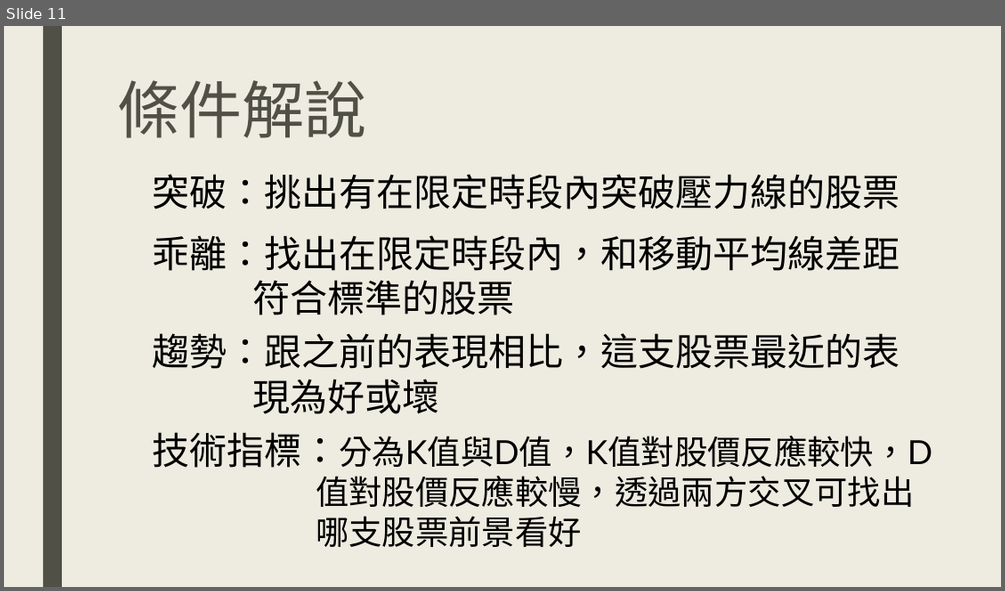
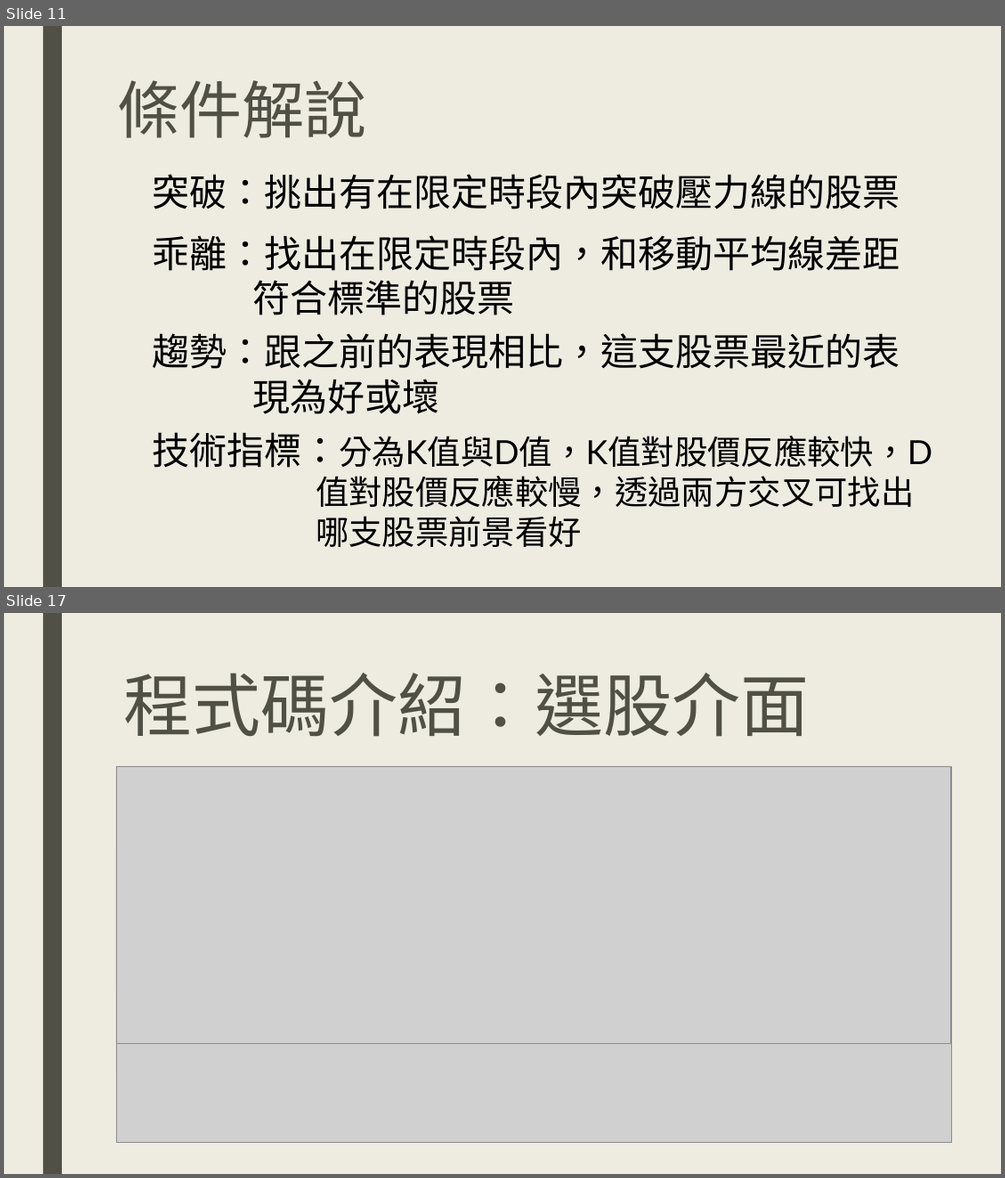
Before and after one commit to DanTsai0903/Stock-King-Project, a slide deck: 商管程式報告.pptx. Shown one above the other, each under a label of ours: slide 11 before the commit, slides 11 and 17 after it; the slides between them are not shown. The pictures are 1005x591 and 1005x1178 pixels, drawn with LibreOffice and Linux fonts; fonts in the diff are those of the drawing; grey boxes stand for pictures. Boxes give left, top, right and bottom in pixels: in the first picture for what was removed or moved away, otherwise in the second. Text is boxed around its words. In the diff, an @@ line names an element or a change of style, - is before the commit and + after.

```diff
--- a/商管程式報告.pptx
+++ b/商管程式報告.pptx
@@ slide 17 added at box(4, 613, 1001, 1174), background #EEECE1; not listed: 1 template element that a slide beside it also shows @@
@@ title added at box(123, 673, 809, 737), 66 pt, text #505046 @@
+程式碼介紹：選股介面
@@ picture added at box(116, 766, 952, 1143) @@
@@ picture added at box(116, 766, 951, 1044) @@
@@ picture added at box(116, 776, 945, 1070) @@
@@ picture added at box(116, 850, 947, 986) @@
```
Also in this commit, not shown: 3 slides changed, 2 other slides added.
